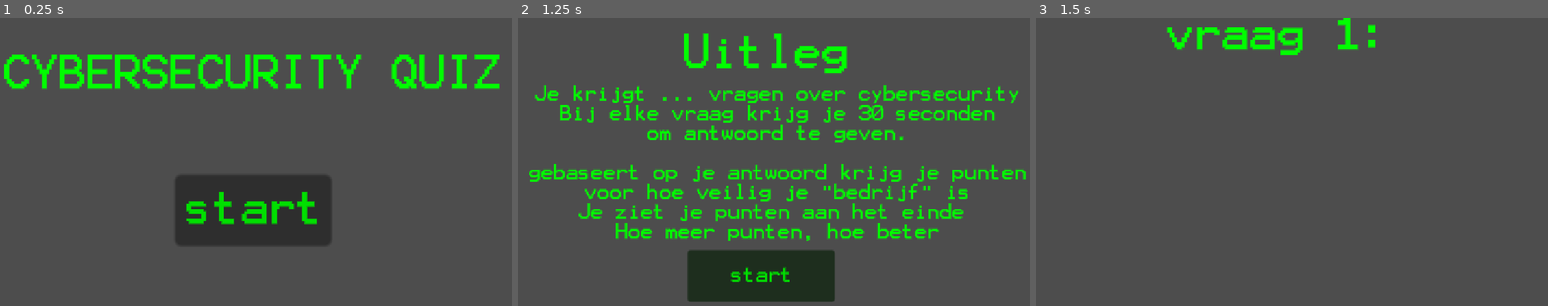
Above: before the commit, frames 1-3 (left to right).
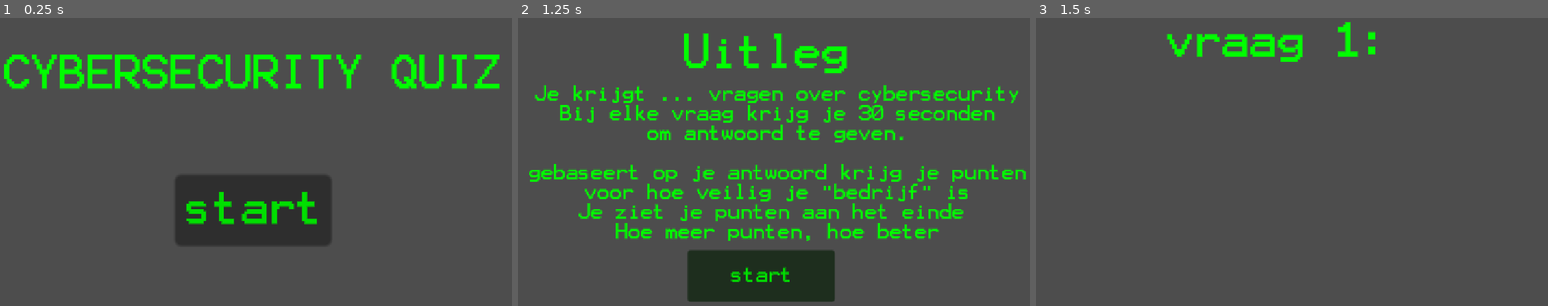
Above: after the commit, the same moments.

Repository: shinyrezz/pws-quiz
Game: Godot game, scene res://node_2d.tscn
Two runs of this game, one before a commit and one after it. Both use one fixed random seed, a clock stepped at 60 frames per second and the inputs below.
Inputs:
- Up to frame 1 (0.25 s): no input
- Up to frame 2 (1.25 s): click "start" at 0.5 s
- Up to frame 3 (1.5 s): click "start" at 1.25 s

Frames 1-2 are identical in both runs. In frame 3, 2.0% of the frame differs, in the area x 25-67%, y 0-16%.

Commit message:
.

Diff:
--- a/code/camera_2d.gd
+++ b/code/camera_2d.gd
@@ -8,4 +8,4 @@
 
 # Called every frame. 'delta' is the elapsed time since the previous frame.
 func _process(delta: float) -> void:
-	if
+	pass
--- a/questions.tscn
+++ b/questions.tscn
@@ -9,8 +9,9 @@
 
 [node name="Label" type="Label" parent="Node2D" unique_id=1671351138]
 modulate = Color(0, 1, 0, 1)
+offset_top = 3.3999999
 offset_right = 230.4
-offset_bottom = 21.999998
+offset_bottom = 25.399998
 theme_override_fonts/font = ExtResource("1_uqn54")
 text = "vraag 1: "
 horizontal_alignment = 1
